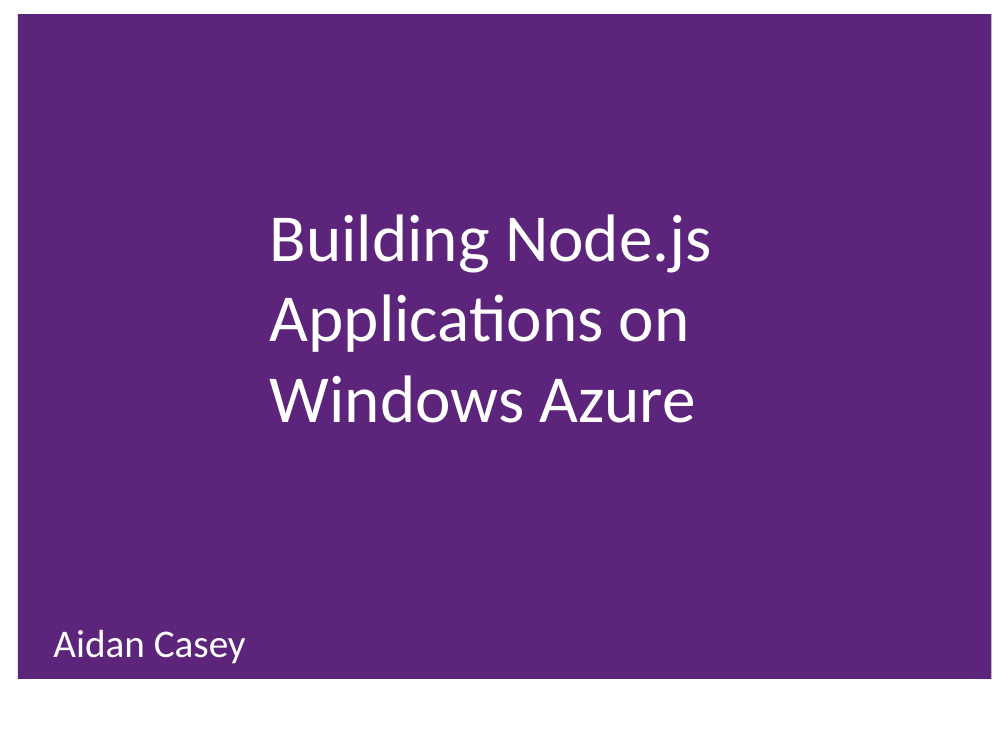
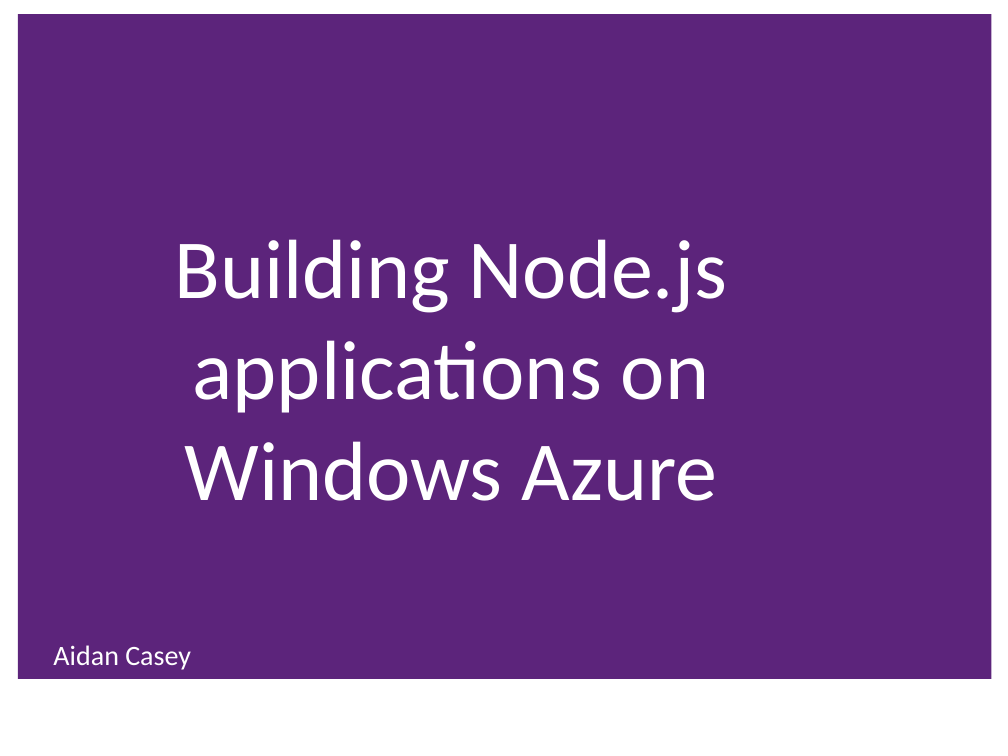
Before and after one commit to aidancasey/AzureNodeChatClient, a slide deck: slide 1 of presentation/Building Node.js Applications on Windows Azure.pptx. Drawn at 1008x756 pixels with LibreOffice and Linux fonts; fonts in the diff are those of the drawing; background and template pictures are left out. Boxes give left, top, right and bottom in pixels: in the first picture for what was removed or moved away, otherwise in the second. Text is boxed around its words. In the diff, an @@ line names an element or a change of style, - is before the commit and + after.

```diff
--- a/presentation/Building Node.js Applications on Windows Azure.pptx
+++ b/presentation/Building Node.js Applications on Windows Azure.pptx
@@ title at (174, 239, 727, 501): text changed; size 48 to 60 pt @@
-Building Node.js Applications on Windows Azure
+Building Node.js applications on Windows Azure
@@ text "Aidan Casey": place and size @@
-text "Aidan Casey" at (53, 629, 246, 664)
+text "Aidan Casey" at (53, 645, 191, 670)
@@ text "Aidan Casey" at (53, 645, 191, 670): size 28 to 20 pt; less space between paragraphs @@
```
Also in this commit, not shown: 8 other slides changed, 4 other files.
